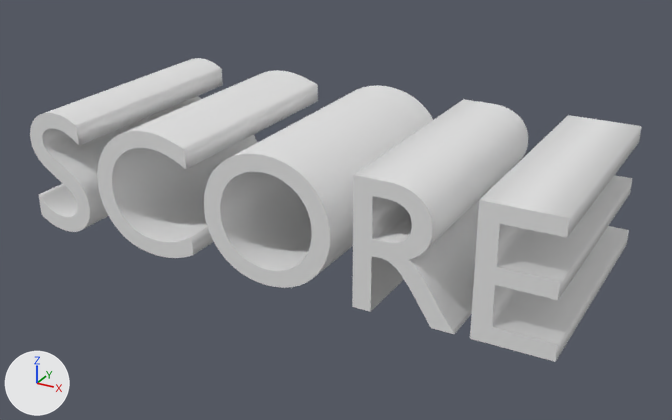
A saved change to the Blender file objects/score.blend.
Camera for both pictures: a 50 mm camera at (26.67, -18.44, 6.69) aimed at (19.89, -6.12, 0.53). Arrows for +X, +Y and +Z are at lower left; the lights stay in place. Text is drawn in Blender's own font.

In view in the first picture: 'Texto'.
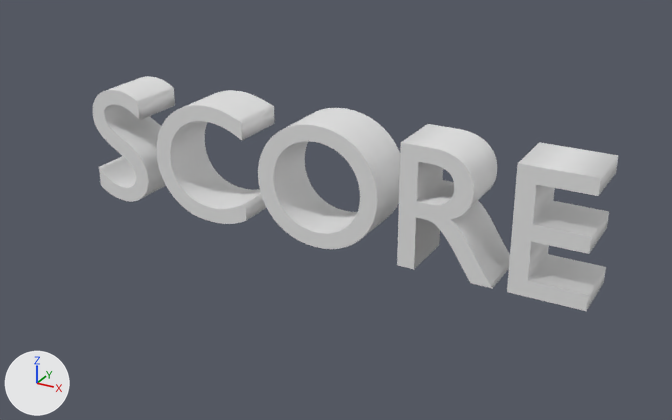
The change, as a list of edits to the scene's bpy script:
```text
Change txt_texto:
    txt_texto.extrude: 2.0 -> 0.5
```

Boxes (x1, y1, x2, y2) around the edits, measured in the pictures (672 x 420 px):
'Texto', reshaped (14% narrower, 23% shorter)
    before: (30, 58, 641, 362)
    after: (93, 76, 618, 311)
